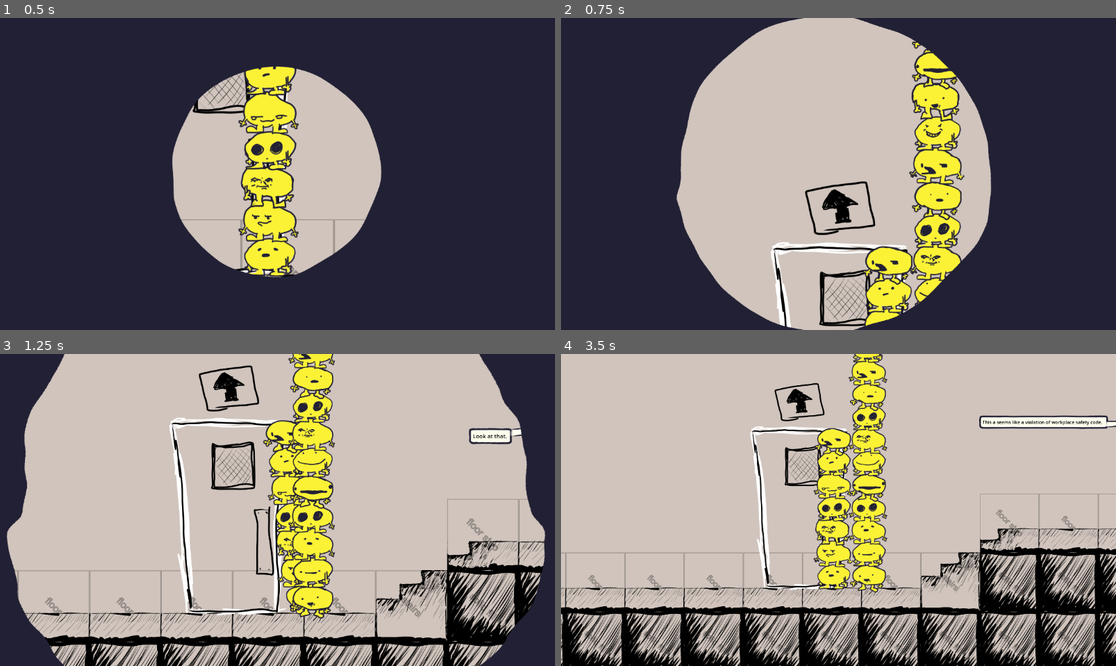
Above: before the commit, frames 1-4 (two rows, left to right).
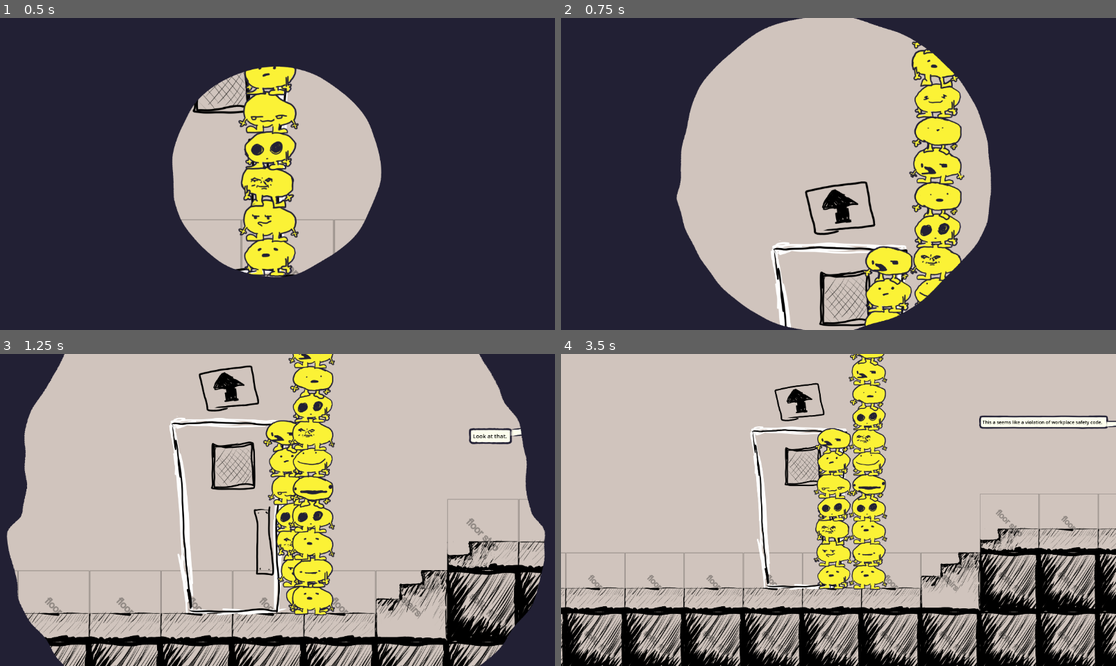
Above: after the commit, the same moments.

Repository: JCoMcL/gourt-game
Game: Godot game, scene res://level/level-container.tscn
Same seed, same stepped clock (60 frames per second), same inputs: the game is played once before the commit and once after it.
Inputs (mouse positions are in pixels of both pictures, inside the frame that each line leads up to):
- Up to frame 1 (0.5 s): no input
- Up to frame 2 (0.75 s): move the mouse to (960, 158) at 0.52 s; hold Right (go right) from 0.53 s (still down); hold Up (enter door) from 0.53 s (still down); click (960, 158) at 0.67 s
- Up to frame 3 (1.25 s): keep holding Right (go right); keep holding Up (enter door)
- Up to frame 4 (3.5 s): release Right (go right) at 1.25 s; release Up (enter door) at 1.25 s; drag from (727, 525) to (810, 572) at 1.27 s; move the mouse to (894, 441) at 2.02 s; hold Left (go left) 2.03-2.75 s; hold Mouse wheel down (move equipment down) 2.03-2.75 s; drag from (810, 572) to (672, 463) at 2.77 s

Frame 1 is identical in both runs. In frame 2, 1.2% of the frame differs, in the area x 63-73%, y 10-45%; in frame 3, 0.3%; in frame 4, 0.4%.

Commit message:
Add more restive and lifeless animations and generally improve death animation as well as falling animation. Add angular velocity, which is purely decorative and also not fully tested and probably has at least one edge-case.

Diff:
--- a/gourts/gourt.gd
+++ b/gourts/gourt.gd
@@ -17,6 +17,8 @@
 
 @onready var BODY: AnimatedSprite2D = $Body
 @onready var FACE: AnimatedSprite2D = $Body/Face
+
+var angular_velocity = 0
 
 func identify(lines = []):
 	super([
@@ -76,14 +78,21 @@
 	if head_friend:
 		head_friend.foot_friend = null
 		head_friend = null
-	$DeathSFX.play()
+
+	# Animation
 	auto_animate = false
-	FACE.play("A_lifeless")
+	face_anim="A_lifeless"
+	body_anim=fall_anim
+	FACE.play(face_anim)
 	FACE.set_frame_and_progress(
-		int( (Yute.randf_exp()) * FACE.sprite_frames.get_frame_count("A_lifeless") ),
+		int( (Yute.randf_exp()) * FACE.sprite_frames.get_frame_count(face_anim) ),
 		0
 	)
-	BODY.play("A_restive")
+	FACE.visible = false # Face will be made visible by main animation loop after shock animation ends
+	BODY.play(get_animations_of_type(BODY, "A_explosive").pick_random())
+	angular_velocity += Yute.triangular_distribution(-5,5)
+
+	$DeathSFX.play()
 
 func yeetonate():
 	velocity = Vector2(Yute.triangular_distribution() * 320, Yute.triangular_distribution(-2,-3) * 20)
@@ -308,24 +317,29 @@
 
 var body_anim: String
 var face_anim: String
+var fall_anim: String
 func _ready():
 	body_anim = get_animations_of_type(BODY, IDLE).pick_random()
 	face_anim = get_animations_of_type(FACE, IDLE).pick_random()
+	fall_anim = get_animations_of_type(BODY, "A_restive").pick_random()
 	BODY.animation_finished.connect(resume_auto_animate)
 
 var auto_animate = true
 func resume_auto_animate():
 	auto_animate = true
 
-func animate():
+func animate(delta: float):
+	BODY.visible = true
+	FACE.visible = true
 	z_index = Gourtilities.foot_count(self) + 1 #render gourts ontop of foot friends
 
 	if foot_friend and abs(velocity.x) > 100 and Yute.percent_chance(abs(velocity.x) / 50):
 		set_facing(foot_friend.facing)
 
 	if velocity.y > 100: #falling
+		angular_velocity += 1 * delta * sign(angular_velocity)
 		if Yute.percent_chance(velocity.y / 100):
-			BODY.play("A_restive")
+			BODY.play(fall_anim)
 	elif walk_target != 0:
 		BODY.play("A_transportative")
 		set_facing(Direction.get_x(walk_target))
@@ -334,8 +348,14 @@
 		FACE.play(face_anim)
 
 func _process(delta: float) -> void:
+	if foot_friend or head_friend:
+		angular_velocity = 0
+		BODY.rotation = 0
+	else:
+		BODY.rotation += angular_velocity * delta
+
 	if auto_animate:
-		animate()
+		animate(delta)
 
 func _input(ev: InputEvent) -> void:
 	if ev.is_action_pressed("enter door"):
--- a/gourts/gourt.tscn
+++ b/gourts/gourt.tscn
@@ -1,18 +1,21 @@
-[gd_scene load_steps=131 format=3 uid="uid://bdhee0fbyvgae"]
+[gd_scene load_steps=144 format=3 uid="uid://bdhee0fbyvgae"]
 
 [ext_resource type="Script" uid="uid://d2jc10mybkqtt" path="res://gourts/gourt.gd" id="1_wkvig"]
 [ext_resource type="Texture2D" uid="uid://cq1kakogmn7t6" path="res://gourts/gourt/bodies/body0006.png" id="2_3k4ux"]
+[ext_resource type="Texture2D" uid="uid://dlxv37pmso5cv" path="res://gourts/gourt/guort0000.png" id="2_3q6xq"]
 [ext_resource type="Texture2D" uid="uid://dl8nvejnlpimc" path="res://gourts/gourt/bodies/body0003.png" id="2_knc07"]
 [ext_resource type="Texture2D" uid="uid://nsghfwai7e58" path="res://gourts/gourt/bodies/body0021.png" id="2_mfpxn"]
 [ext_resource type="Texture2D" uid="uid://cituclbbjentt" path="res://gourts/gourt/bodies/body0012.png" id="2_qj5og"]
 [ext_resource type="Texture2D" uid="uid://cm1o8oeffjvgo" path="res://gourts/gourt/bodies/body0013.png" id="3_40a1h"]
 [ext_resource type="Texture2D" uid="uid://coamwgnmg0i0" path="res://gourts/gourt/bodies/body0022.png" id="3_c6jbn"]
+[ext_resource type="Texture2D" uid="uid://c5267st3urshm" path="res://gourts/gourt/guort0001.png" id="3_fv3li"]
 [ext_resource type="Texture2D" uid="uid://cupngaqbdpm6h" path="res://gourts/gourt/bodies/body0007.png" id="3_pl8a0"]
 [ext_resource type="Texture2D" uid="uid://cqfl7neaenh2f" path="res://gourts/gourt/bodies/body0004.png" id="3_udbdj"]
 [ext_resource type="Texture2D" uid="uid://d2162wkqr8egb" path="res://gourts/gourt/bodies/body0014.png" id="4_8n6gx"]
 [ext_resource type="Texture2D" uid="uid://c8jor4nt3deqg" path="res://gourts/gourt/bodies/body0023.png" id="4_chg01"]
 [ext_resource type="Texture2D" uid="uid://bp4u4sdmt7o3s" path="res://gourts/gourt/bodies/body0008.png" id="4_jsigw"]
 [ext_resource type="Texture2D" uid="uid://q8r3jwifnr8o" path="res://gourts/gourt/bodies/body0005.png" id="4_n31ya"]
+[ext_resource type="Texture2D" uid="uid://04j54eylyioy" path="res://gourts/gourt/guort0002.png" id="4_rtuln"]
 [ext_resource type="Texture2D" uid="uid://dlso7bqd3ir8l" path="res://gourts/gourt/bodies/body0000.png" id="5_kexdt"]
 [ext_resource type="Texture2D" uid="uid://b1twxm4py1m8d" path="res://gourts/gourt/bodies/body0009.png" id="5_u1w13"]
 [ext_resource type="Texture2D" uid="uid://b8s6bb3r6pxjk" path="res://gourts/gourt/bodies/body0024.png" id="5_yf2ro"]
@@ -23,11 +26,20 @@
 [ext_resource type="Texture2D" uid="uid://cslef8wa0ivg" path="res://gourts/gourt/bodies/body0011.png" id="7_o0uqs"]
 [ext_resource type="Texture2D" uid="uid://2nmlp82hrijq" path="res://gourts/gourt/bodies/body0002.png" id="7_w3tvf"]
 [ext_resource type="Texture2D" uid="uid://bgoq4qhdii5c" path="res://gourts/gourt/faces/face0052.png" id="11_1t1hs"]
+[ext_resource type="Texture2D" uid="uid://0rjvowueyn2a" path="res://gourts/gourt/bodies/restive0000.png" id="11_abvul"]
 [ext_resource type="Texture2D" uid="uid://dcrjfhksr5epn" path="res://gourts/gourt/faces/face0053.png" id="12_7e36x"]
+[ext_resource type="Texture2D" uid="uid://bmvlpqsyum0r3" path="res://gourts/gourt/bodies/restive0001.png" id="12_wjshv"]
+[ext_resource type="Texture2D" uid="uid://c70kn614iojsl" path="res://gourts/gourt/bodies/restive0002.png" id="13_hbukg"]
 [ext_resource type="Texture2D" uid="uid://etf1m74kmrmi" path="res://gourts/gourt/faces/face0051.png" id="13_qsg7y"]
+[ext_resource type="Texture2D" uid="uid://cww3h7bf1e5tp" path="res://gourts/gourt/bodies/restive0003.png" id="14_3q6xq"]
+[ext_resource type="Texture2D" uid="uid://i8caoyi4ybd3" path="res://gourts/gourt/bodies/restive0004.png" id="15_fv3li"]
+[ext_resource type="Texture2D" uid="uid://oh2mi5u1reui" path="res://gourts/gourt/bodies/restive0005.png" id="16_rtuln"]
+[ext_resource type="Texture2D" uid="uid://3cn178503mlt" path="res://gourts/gourt/bodies/restive0006.png" id="17_8mdbf"]
 [ext_resource type="Texture2D" uid="uid://cavw7smqxap80" path="res://gourts/gourt/bodies/body0018.png" id="17_yf2ro"]
+[ext_resource type="Texture2D" uid="uid://b13tn7p6yl76t" path="res://gourts/gourt/bodies/restive0007.png" id="18_7x1q3"]
 [ext_resource type="Texture2D" uid="uid://b148e0vwje1sf" path="res://gourts/gourt/bodies/body0019.png" id="18_vwanj"]
 [ext_resource type="Texture2D" uid="uid://evptki6lq5xk" path="res://gourts/gourt/bodies/body0020.png" id="19_5xow2"]
+[ext_resource type="Texture2D" uid="uid://pdslovu4bu2a" path="res://gourts/gourt/bodies/restive0008.png" id="19_q45y8"]
 [ext_resource type="Texture2D" uid="uid://dtwlkfcfuf3mc" path="res://gourts/gourt/bodies/body0015.png" id="23_hcni0"]
 [ext_resource type="Texture2D" uid="uid://cacif8o5dfmxq" path="res://gourts/gourt/bodies/body0016.png" id="24_xvfsa"]
 [ext_resource type="Texture2D" uid="uid://crfhks5w2mwfq" path="res://gourts/gourt/bodies/body0017.png" id="25_tusrx"]
@@ -51,6 +63,7 @@
 [ext_resource type="Texture2D" uid="uid://dwa8pjnafx63x" path="res://gourts/gourt/faces/lifeless0007.png" id="36_mrftv"]
 [ext_resource type="Texture2D" uid="uid://c0a46mty1g01k" path="res://gourts/gourt/faces/face0043.png" id="36_ylv86"]
 [ext_resource type="Texture2D" uid="uid://068304pq17l4" path="res://gourts/gourt/faces/face0044.png" id="37_b141o"]
+[ext_resource type="Texture2D" uid="uid://dfpwtop5yyhkv" path="res://gourts/gourt/faces/lifeless0008.png" id="37_c8tt8"]
 [ext_resource type="Texture2D" uid="uid://cp85ncrqr6wgl" path="res://gourts/gourt/faces/face0036.png" id="38_vr1u8"]
 [ext_resource type="Texture2D" uid="uid://feuwpc5f8knx" path="res://gourts/gourt/faces/face0037.png" id="39_ngcon"]
 [ext_resource type="Texture2D" uid="uid://bx02peux88j2u" path="res://gourts/gourt/faces/face0038.png" id="40_jxtsl"]
@@ -135,6 +148,30 @@
 animations = [{
 "frames": [{
 "duration": 1.0,
+"texture": ExtResource("2_3q6xq")
+}],
+"loop": false,
+"name": &"A_explosive_0",
+"speed": 10.0
+}, {
+"frames": [{
+"duration": 1.0,
+"texture": ExtResource("3_fv3li")
+}],
+"loop": false,
+"name": &"A_explosive_1",
+"speed": 15.0
+}, {
+"frames": [{
+"duration": 1.0,
+"texture": ExtResource("4_rtuln")
+}],
+"loop": false,
+"name": &"A_explosive_2",
+"speed": 15.0
+}, {
+"frames": [{
+"duration": 1.0,
 "texture": ExtResource("2_3k4ux")
 }, {
 "duration": 1.0,
@@ -190,8 +227,50 @@
 "texture": ExtResource("7_o0uqs")
 }],
 "loop": true,
-"name": &"A_restive",
-"speed": 5.0
+"name": &"A_restive_0",
+"speed": 5.0
+}, {
+"frames": [{
+"duration": 1.0,
+"texture": ExtResource("11_abvul")
+}, {
+"duration": 1.0,
+"texture": ExtResource("12_wjshv")
+}, {
+"duration": 1.0,
+"texture": ExtResource("13_hbukg")
+}],
+"loop": true,
+"name": &"A_restive_1",
+"speed": 8.0
+}, {
+"frames": [{
+"duration": 1.0,
+"texture": ExtResource("14_3q6xq")
+}, {
+"duration": 1.0,
+"texture": ExtResource("15_fv3li")
+}, {
+"duration": 1.0,
+"texture": ExtResource("16_rtuln")
+}],
+"loop": true,
+"name": &"A_restive_2",
+"speed": 10.0
+}, {
+"frames": [{
+"duration": 1.0,
+"texture": ExtResource("17_8mdbf")
+}, {
+"duration": 1.0,
+"texture": ExtResource("18_7x1q3")
+}, {
+"duration": 1.0,
+"texture": ExtResource("19_q45y8")
+}],
+"loop": true,
+"name": &"A_restive_3",
+"speed": 7.0
 }, {
 "frames": [{
 "duration": 1.0,
@@ -299,6 +378,9 @@
 }, {
 "duration": 1.0,
 "texture": ExtResource("36_mrftv")
+}, {
+"duration": 1.0,
+"texture": ExtResource("37_c8tt8")
 }],
 "loop": false,
 "name": &"A_lifeless",
@@ -699,7 +781,7 @@
 
 [node name="Body" type="AnimatedSprite2D" parent="."]
 sprite_frames = SubResource("SpriteFrames_2ny44")
-animation = &"I_pensive"
+animation = &"A_explosive_2"
 
 [node name="Face" type="AnimatedSprite2D" parent="Body"]
 sprite_frames = SubResource("SpriteFrames_lri5v")
Binary file added: gourts/gourt/bodies/restive0000.png
Not shown, added: gourts/gourt/bodies/restive0000.png.import
Binary file added: gourts/gourt/bodies/restive0001.png
Not shown, added: gourts/gourt/bodies/restive0001.png.import
Binary file added: gourts/gourt/bodies/restive0002.png
Not shown, added: gourts/gourt/bodies/restive0002.png.import
Binary file added: gourts/gourt/bodies/restive0003.png
Not shown, added: gourts/gourt/bodies/restive0003.png.import
Binary file added: gourts/gourt/bodies/restive0004.png
Not shown, added: gourts/gourt/bodies/restive0004.png.import
Binary file added: gourts/gourt/bodies/restive0005.png
Not shown, added: gourts/gourt/bodies/restive0005.png.import
(and 13 more such lines)
